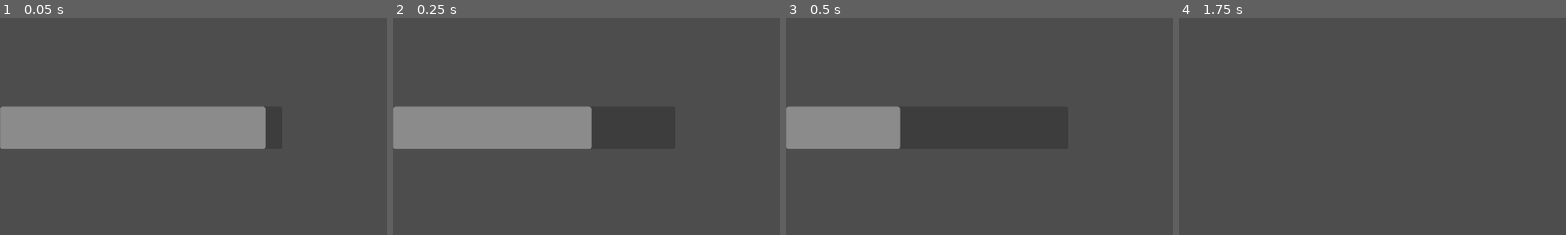
Above: before the commit, frames 1-4 (left to right).
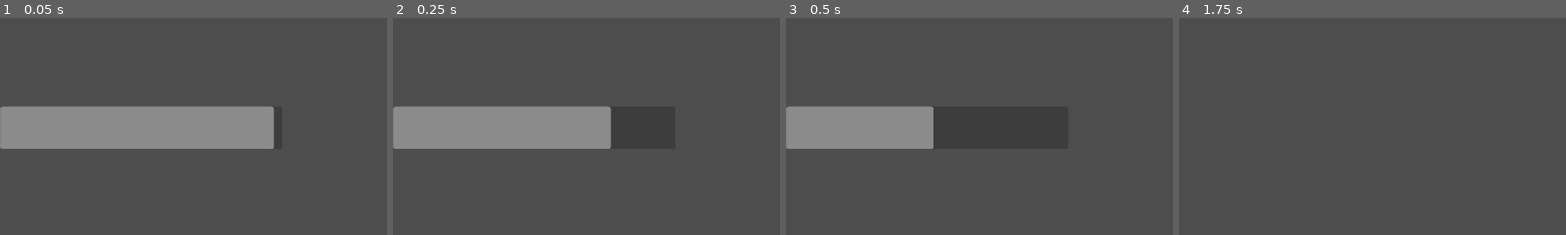
Above: after the commit, the same moments.

Repository: nianjindev/nummus
Game: Godot game, scene res://skill_check.tscn
The game is run twice, just before and just after one commit, with the same random seed, the same clock (stepped at 60 frames per second) and the same inputs. The project has no main scene, so this scene is started directly.
Inputs:
- Up to frame 1 (0.05 s): no input
- Up to frame 2 (0.25 s): no input
- Up to frame 3 (0.5 s): no input
- Up to frame 4 (1.75 s): tap Enter (ui_accept) at 0.5, 0.77, 1.25, 1.52 s
The pictures show only the part of the screen within x 32-82%, y 25-75%; the shares and areas given below are measured in that part.

The runs differ from the first frame. In frame 1, 0.4% of the frame differs, in the area x 68-71%, y 40-61%; in frame 2, 1.0%; in frame 3, 1.7%, in the area x 29-39%, y 40-61%; in frame 4, nothing differs.
Error after the commit: Invalid access to property or key 'max_time' on a base object of type 'Timer'. (res://skill_check.gd:10)

Commit message:
fixed skill check

Diff:
--- /dev/null
+++ b/nummus-game/global_ui.tscn
@@ -0,0 +1,71 @@
+[gd_scene load_steps=3 format=3 uid="uid://dsbyh8a4nrxka"]
+
+[ext_resource type="Script" uid="uid://iymx7fn3vsss" path="res://gui/money.gd" id="1_b2grt"]
+[ext_resource type="Script" uid="uid://b0d6dmsqn3rcu" path="res://gui/health.gd" id="2_22env"]
+
+[node name="GlobalUI" type="Control"]
+layout_mode = 3
+anchors_preset = 15
+anchor_right = 1.0
+anchor_bottom = 1.0
+grow_horizontal = 2
+grow_vertical = 2
+
+[node name="Money" type="Control" parent="."]
+anchors_preset = 0
+offset_right = 454.0
+offset_bottom = 182.0
+script = ExtResource("1_b2grt")
+
+[node name="Amount" type="RichTextLabel" parent="Money"]
+layout_mode = 1
+anchors_preset = 15
+anchor_right = 1.0
+anchor_bottom = 1.0
+grow_horizontal = 2
+grow_vertical = 2
+theme_override_font_sizes/normal_font_size = 96
+text = "0"
+horizontal_alignment = 1
+vertical_alignment = 1
+
+[node name="Health" type="Control" parent="."]
+layout_mode = 1
+anchors_preset = 5
+anchor_left = 0.5
+anchor_right = 0.5
+offset_left = -501.0
+offset_right = 288.0
+offset_bottom = 177.0
+grow_horizontal = 2
+script = ExtResource("2_22env")
+
+[node name="ProgressBar" type="ProgressBar" parent="Health"]
+layout_mode = 1
+anchors_preset = 15
+anchor_right = 1.0
+anchor_bottom = 1.0
+grow_horizontal = 2
+grow_vertical = 2
+theme_override_font_sizes/font_size = 96
+max_value = 20.0
+value = 13.4
+show_percentage = false
+
+[node name="HealthText" type="RichTextLabel" parent="Health"]
+layout_mode = 1
+anchors_preset = 8
+anchor_left = 0.5
+anchor_top = 0.5
+anchor_right = 0.5
+anchor_bottom = 0.5
+offset_left = -72.5
+offset_top = -32.5
+offset_right = 72.5
+offset_bottom = 32.5
+grow_horizontal = 2
+grow_vertical = 2
+theme_override_font_sizes/normal_font_size = 41
+text = "20/20"
+horizontal_alignment = 1
+vertical_alignment = 1
--- a/nummus-game/skill_check.gd
+++ b/nummus-game/skill_check.gd
@@ -3,16 +3,15 @@
 @onready var progress: ProgressBar = $TimerBar
 
 var in_time: bool
-var label_text: String = "Press Space in %s seconds"
 
 func _ready():
 	in_time = true
 	timer.start()
-	progress.value = 100
+	progress.value = timer.max_time
 
-func _process(delta: float) -> void:
+func _process(_delta: float) -> void:
 	if in_time:
-		progress.value -= delta
+		progress.value = timer.time_left
 		if Input.is_action_pressed("ui_accept"):
 			print("good job!")
 			self.queue_free()
